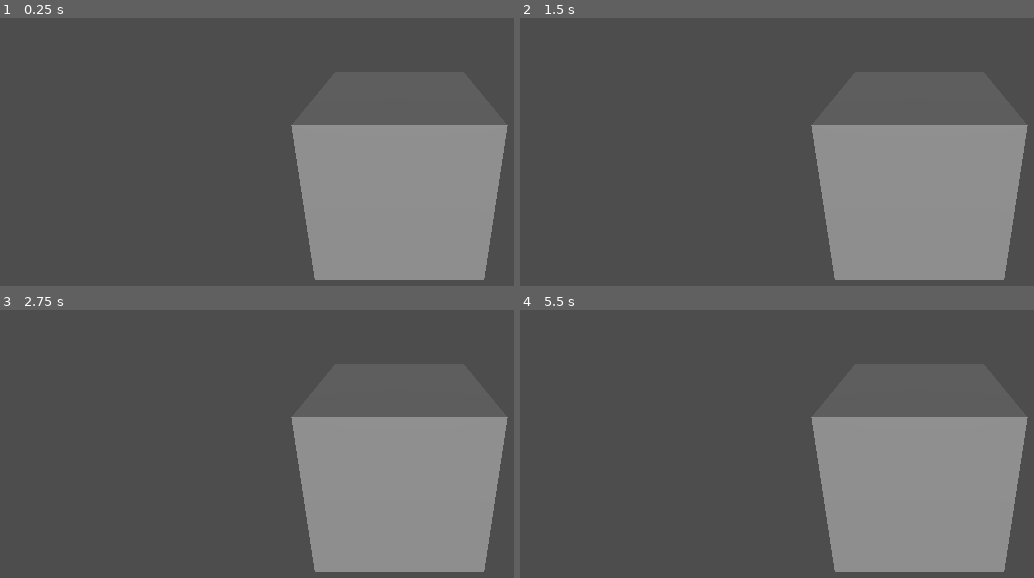
Above: before the commit, frames 1-4 (two rows, left to right).
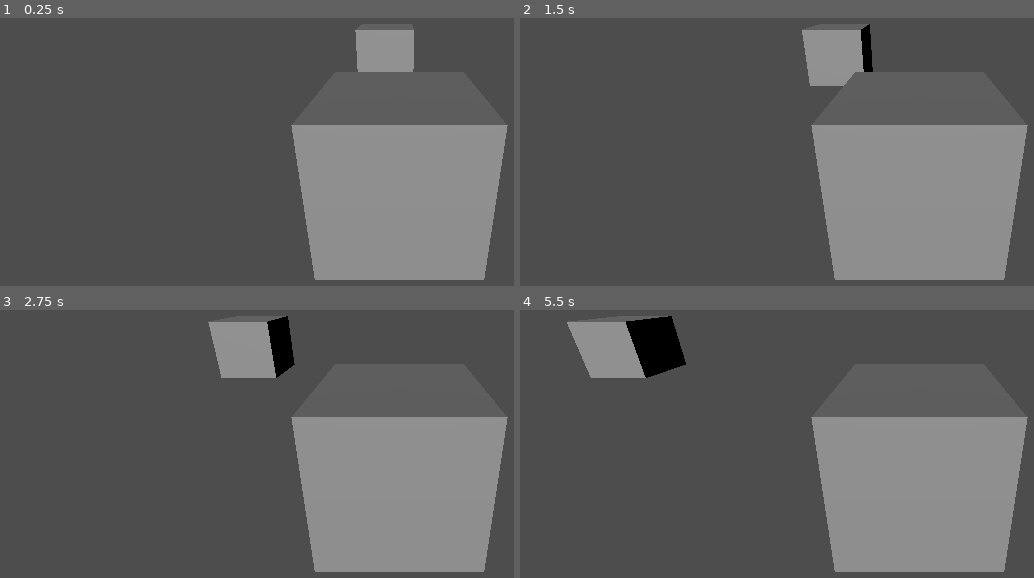
Above: after the commit, the same moments.

Repository: seitamuro/find-target-by-camera
Game: Godot game, scene res://MainScene/main.tscn
Same seed, same stepped clock (60 frames per second), same inputs: the game is played once before the commit and once after it.
Inputs:
- Up to frame 1 (0.25 s): no input
- Up to frame 2 (1.5 s): no input
- Up to frame 3 (2.75 s): no input
- Up to frame 4 (5.5 s): no input

The runs differ from the first frame. In frame 1, 1.8% of the frame differs, in the area x 69-81%, y 4-21%; in frame 2, 2.5%; in frame 3, 3.1%; in frame 4, 4.1%, in the area x 9-33%, y 2-26%.

Commit message:
プレイヤーが勝手に移動するようにした

Diff:
--- a/MainScene/main.tscn
+++ b/MainScene/main.tscn
@@ -1,10 +1,10 @@
-[gd_scene format=3 uid="uid://delcc71j7exx6"]
+[gd_scene load_steps=2 format=3 uid="uid://delcc71j7exx6"]
+
+[ext_resource type="PackedScene" uid="uid://vpd5tgrb8ob3" path="res://Player/node_3d.tscn" id="1_03g3l"]
 
 [node name="Node3D" type="Node3D"]
 
+[node name="Player" parent="." instance=ExtResource("1_03g3l")]
+
 [node name="CSGBox3D" type="CSGBox3D" parent="."]
-
-[node name="Camera3D" type="Camera3D" parent="."]
-transform = Transform3D(1, 0, 0, 0, 0.927784, 0.373117, 0, -0.373117, 0.927784, 0, 1.06457, 1.73116)
-
-[node name="DirectionalLight3D" type="DirectionalLight3D" parent="Camera3D"]
+transform = Transform3D(1, 0, 0, 0, 1, 0, 0, 0, 1, 0, 0, -3.89981)
--- /dev/null
+++ b/Player/node_3d.tscn
@@ -0,0 +1,13 @@
+[gd_scene load_steps=2 format=3 uid="uid://vpd5tgrb8ob3"]
+
+[ext_resource type="Script" path="res://Player/player.gd" id="1_u7rgs"]
+
+[node name="Player" type="Node3D"]
+
+[node name="PlayerCube" type="CSGBox3D" parent="."]
+script = ExtResource("1_u7rgs")
+
+[node name="Camera3D" type="Camera3D" parent="PlayerCube"]
+transform = Transform3D(1, 0, 0, 0, 0.927784, 0.373117, 0, -0.373117, 0.927784, 0, 1.06457, 1.73116)
+
+[node name="DirectionalLight3D" type="DirectionalLight3D" parent="PlayerCube/Camera3D"]
--- /dev/null
+++ b/Player/player.gd
@@ -0,0 +1,11 @@
+extends CSGBox3D
+
+
+# Called when the node enters the scene tree for the first time.
+func _ready():
+	pass # Replace with function body.
+
+
+# Called every frame. 'delta' is the elapsed time since the previous frame.
+func _process(delta):
+	position += Vector3(delta, 0, 0 )
